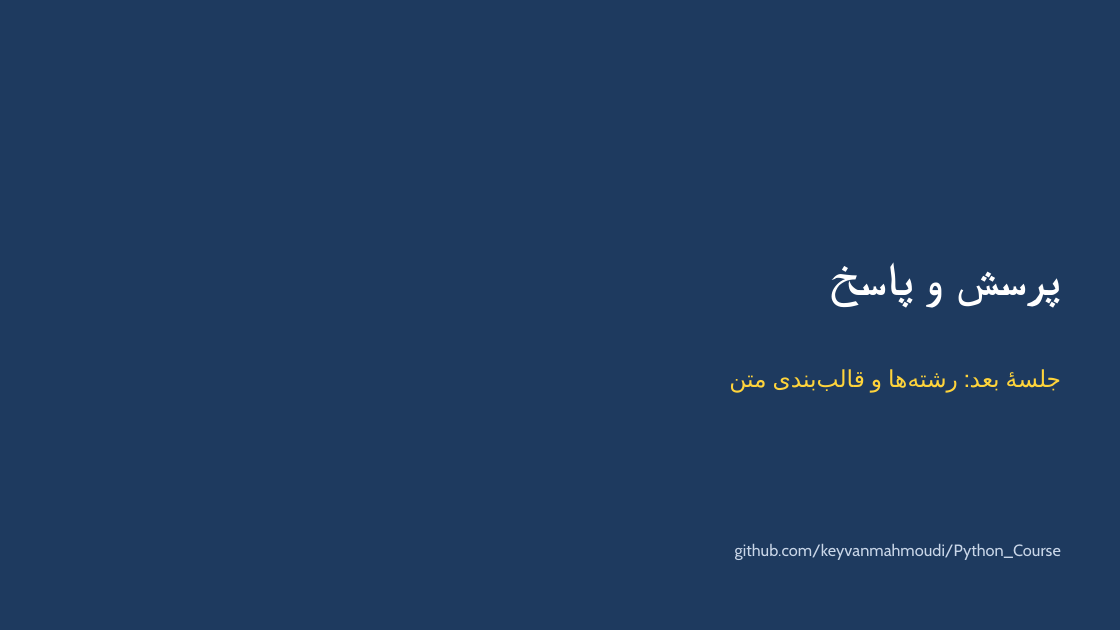
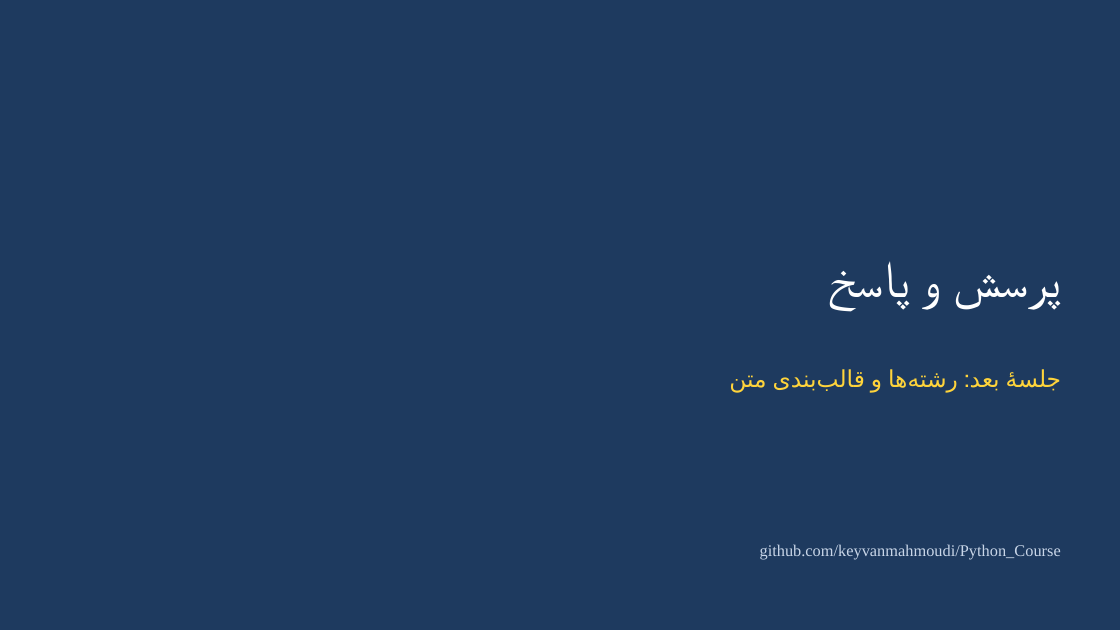
Before and after one commit to keyvanmahmoudi/Python_Course, a slide deck: slide 12 of slides/Session02_variables_and_types.pptx. Drawn at 1120x630 pixels with LibreOffice and Linux fonts; fonts in the diff are those of the drawing. Boxes give left, top, right and bottom in pixels: in the first picture for what was removed or moved away, otherwise in the second. Text is boxed around its words. In the diff, an @@ line names an element or a change of style, - is before the commit and + after.

Commit message:
Use Times New Roman, Vazirmatn FD and Lalezar fonts in slides and notebooks

```diff
--- a/slides/Session02_variables_and_types.pptx
+++ b/slides/Session02_variables_and_types.pptx
@@ title "پرسش و پاسخ" at bbox=[871, 275, 1061, 393]: size 40 to 44 pt, font Cabin to Times New Roman, bold off @@
@@ text "github.com/keyvanmahmoudi/Python_Course" at bbox=[760, 544, 1061, 560]: font Cabin to Times New Roman @@
```
Also in this commit, not shown: 11 other slides changed, 53 other files.
